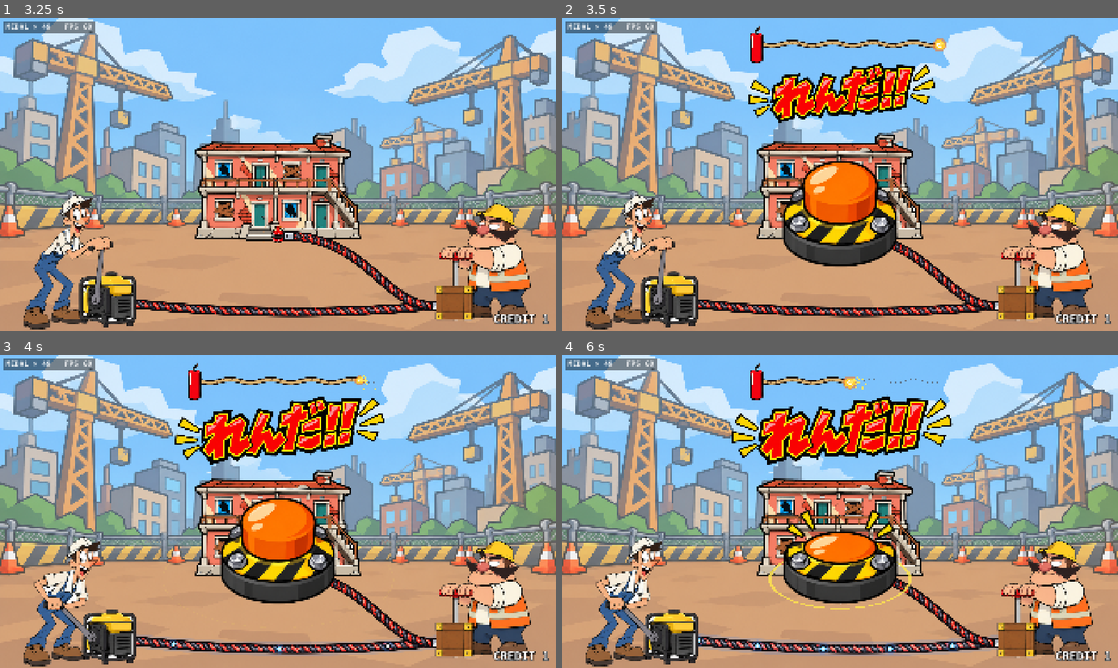
Above: before the commit, frames 1-4 (two rows, left to right).
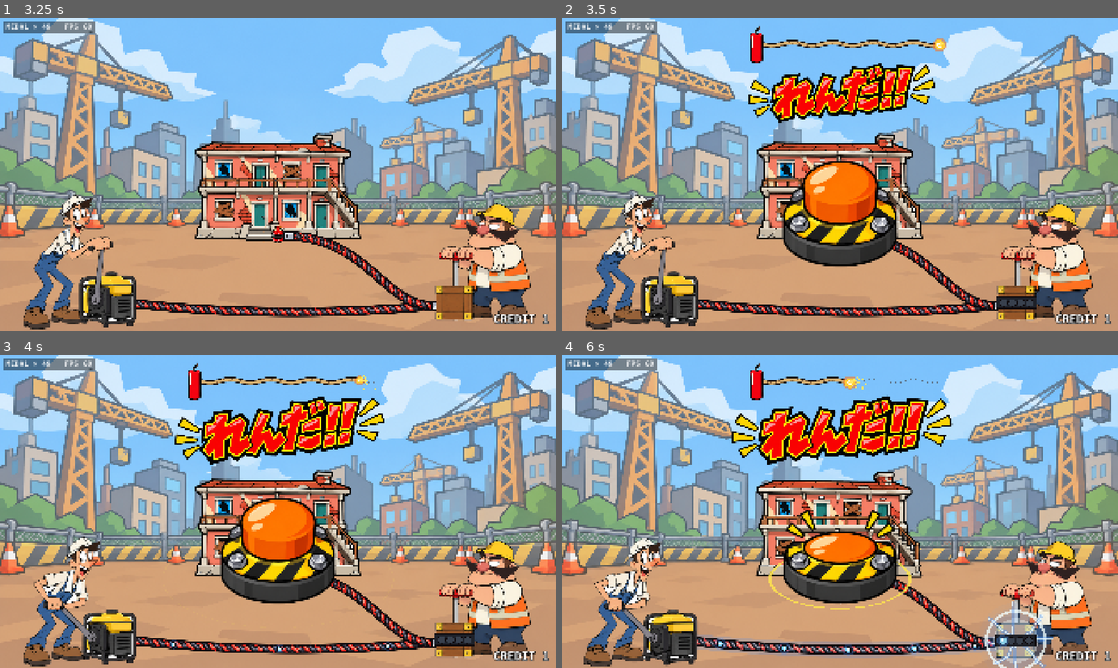
Above: after the commit, the same moments.

Repository: THEToilet/jari-medal-godot
Game: Godot game, scene res://scenes/main.tscn
Same seed, same stepped clock (60 frames per second), same inputs: the game is played once before the commit and once after it.
Inputs (mouse positions are in pixels of both pictures, inside the frame that each line leads up to):
- Up to frame 1 (3.25 s): tap Enter at 0.5 s; move the mouse to (400, 158) at 0.52 s; hold C (coin) 0.53-1.28 s; click (400, 158) at 0.67 s; tap Space (tap) at 0.8, 1.35, 2.3, 2.85 s; move the mouse to (166, 190) at 1.27 s; click (166, 190) at 1.42 s; tap C (coin) at 1.55, 3.05 s; move the mouse to (333, 105) at 2.02 s; hold C (coin) 2.03-2.78 s; click (333, 105) at 2.17 s; move the mouse to (250, 237) at 2.77 s; click (250, 237) at 2.92 s
- Up to frame 2 (3.5 s): no input
- Up to frame 3 (4 s): move the mouse to (444, 558) at 3.52 s; hold Space (tap) from 3.53 s (still down); tap Enter at 3.6 s; click (444, 558) at 3.67 s
- Up to frame 4 (6 s): move the mouse to (673, 464) at 4.27 s; release Space (tap) at 4.28 s; tap C (coin) at 4.35, 5.85 s; click (673, 464) at 4.42 s; move the mouse to (867, 511) at 5.02 s; hold Space (tap) 5.03-5.78 s; click (867, 511) at 5.17 s; move the mouse to (756, 433) at 5.77 s; click (756, 433) at 5.92 s

Frame 1 is identical in both runs. In frame 2, 0.3% of the frame differs, in the area x 78-86%, y 88-94%; in frame 3, 0.7%; in frame 4, 19%, in the area x 0-100%, y 0-100%.

Commit message:
連打で電気が段階的に溜まる演出：起爆器にランプ4つ、段階が上がるたびバチッと光って音が上がる、線とうなり音も段階ごとに強く、MAXで画面フラッシュ
Co-Authored-By: Claude Opus 5.5 <noreply@anthropic.com>
Claude-Session: https://claude.ai/code/session_01EELGvtKJpMHAwYAc1xVS7Q

Diff:
--- /dev/null
+++ b/scripts/charge_box.gd
@@ -0,0 +1,73 @@
+class_name ChargeBox
+extends Node2D
+## 起爆器の箱に電気が溜まっていく表示。箱の前面にランプが4つ並び、
+## レベルが上がるたびに1つずつ点いて、箱のまわりから青白い光が漏れ出す。
+## 原点は箱の中心。
+
+const LAMPS := 4
+const OUT := Color(0.06, 0.04, 0.05)
+const OFF := Color(0.22, 0.25, 0.3)
+const ON := Color(0.6, 0.9, 1.0)
+const CORE := Color(0.95, 1.0, 1.0)
+const AURA := Color(0.3, 0.6, 1.0)
+
+var box_size: Vector2 = Vector2(128, 114)
+var power: float = 0.0
+var level: int = 0
+var _flash: float = 0.0
+var _t: float = 0.0
+
+
+## レベルが上がった瞬間：バチッと光って、ランプが1つ増える
+func level_up(lv: int) -> void:
+	level = lv
+	_flash = 1.0
+
+
+func _process(delta: float) -> void:
+	_t += delta
+	_flash = maxf(0.0, _flash - delta * 3.5)
+	if visible:
+		queue_redraw()
+
+
+func _draw() -> void:
+	var hw: Vector2 = box_size / 2.0
+	# 箱のまわりから漏れる光（溜まるほど大きく明るく、ゆらゆら）
+	if power > 0.02:
+		var wob: float = 1.0 + sin(_t * 18.0) * 0.04 * power
+		for k in 3:
+			var r: float = (hw.x + 20.0 + 40.0 * power + k * 18.0) * wob
+			draw_circle(Vector2.ZERO, r, Color(AURA, (0.10 + 0.14 * power) / (k + 1)))
+	# レベルアップの閃光：輪と放射状のビリビリ
+	if _flash > 0.0:
+		var fr: float = hw.x + (1.0 - _flash) * 160.0
+		draw_arc(Vector2.ZERO, fr, 0, TAU, 40, Color(CORE, _flash), 10.0 * _flash + 2.0)
+		draw_circle(Vector2.ZERO, hw.x * 1.2, Color(CORE, 0.5 * _flash))
+		for i in 8:
+			var a: float = TAU * i / 8.0 + _t * 3.0
+			var p := Vector2.ZERO
+			var bolt := PackedVector2Array([p])
+			for s in 4:
+				p += Vector2(cos(a), sin(a)) * (22.0 + 10.0 * level) + Vector2(randf_range(-10, 10), randf_range(-10, 10))
+				bolt.append(p)
+			draw_polyline(bolt, Color(AURA, 0.5 * _flash), 12.0)
+			draw_polyline(bolt, Color(CORE, _flash), 4.0)
+	# ランプの台
+	var lw: float = 24.0
+	var gap: float = 6.0
+	var total: float = LAMPS * lw + (LAMPS - 1) * gap
+	var panel := Rect2(-total / 2.0 - 10.0, -18.0, total + 20.0, 36.0)
+	draw_rect(panel.grow(4), OUT)
+	draw_rect(panel, Color(0.12, 0.13, 0.16))
+	for i in LAMPS:
+		var c := Vector2(-total / 2.0 + lw / 2.0 + i * (lw + gap), 0)
+		var lit: bool = i < level
+		draw_circle(c, lw / 2.0 + 2.0, OUT)
+		if lit:
+			var blink: float = 0.85 + 0.15 * sin(_t * 20.0 + i)
+			draw_circle(c, lw / 2.0 + 8.0, Color(AURA, 0.35 * blink))
+			draw_circle(c, lw / 2.0, ON * blink)
+			draw_circle(c + Vector2(-3, -3), lw * 0.18, CORE)
+		else:
+			draw_circle(c, lw / 2.0, OFF)
--- a/scripts/demolition_cabinet.gd
+++ b/scripts/demolition_cabinet.gd
@@ -99,6 +99,13 @@
 var plunger: Sprite2D
 var cable_gen: Cable
 var links: LinkWires
+var charge_box: ChargeBox
+var _charge_lv: int = 0
+## 起爆器の箱（foreman_push の絵の中）の中心と大きさ（画面px）
+const BOX_CENTER_OFF := Vector2(0, -57)
+const BOX_SIZE := Vector2(128, 114)
+## 電気が溜まる段階。power がこの値を超えるたびにレベルアップ（最後が MAX）
+const CHARGE_STEPS := [0.2, 0.45, 0.7, 0.95]
 var meter: ChargeMeter
 var _pump: Tween
 var _push_i: int = 0
@@ -337,6 +344,13 @@
 	_set_push_frame(0)
 	plunger.scale = Vector2(PLUNGER_SCALE, PLUNGER_SCALE)
 	add_child(plunger)
+	# 起爆器の箱に電気が溜まる表示（ランプ＋漏れる光）
+	charge_box = ChargeBox.new()
+	charge_box.position = Vector2(PLUNGER_X, PLUNGER_Y) + BOX_CENTER_OFF
+	charge_box.box_size = BOX_SIZE
+	charge_box.visible = false
+	charge_box.z_index = 6
+	add_child(charge_box)
 	meter = ChargeMeter.new()
 	meter.position = Vector2(PLUNGER_X + 150, PLUNGER_Y - 10)
 	meter.visible = false
@@ -588,6 +602,8 @@
 	links.visible = false
 	cable_gen.power = 0.0
 	cable_gen.visible = false   # 選ぶ間は出さない（並べたダイナマイトにかぶるので）
+	charge_box.visible = false
+	plunger.position = Vector2(PLUNGER_X, PLUNGER_Y)
 	_layout_gen_cable()
 	plunger.modulate = Color.WHITE
 	_set_push_frame(0)
@@ -1513,6 +1529,10 @@
 func _start_charge() -> void:
 	# 回し始めたら汗は引っ込めて、いつものクランクの絵に戻す
 	_reset_fear()
+	_charge_lv = 0
+	charge_box.level = 0
+	charge_box.power = 0.0
+	charge_box.visible = true
 	power = 0.0
 	_charge_left = charge_time
 	_enter(S.CHARGE)
@@ -1533,6 +1553,7 @@
 	Sfx.play("tap", 0.0, 0.05)
 	btn_hint.press()
 	_bump_mash_text()
+	_check_charge_level()
 	# 押すたびに作業員が発電機のハンドルを1コマ回す
 	if not _crank_frames.is_empty():
 		_crank_phase += 1.0
@@ -1597,10 +1618,16 @@
 		dynamo.power = power
 		meter.power = power
 		cable.power = 0.0   # スイッチを押すまで建物側には流れない
-		cable_gen.power = power
-		cable_gen.flow = dynamo.spin
+		# 線の光り方は段階ごとにグッと上がる（段階の間は少しずつ）
+		var lv_f: float = float(_charge_lv) / float(CHARGE_STEPS.size())
+		cable_gen.power = clampf(lv_f * 0.85 + power * 0.15, 0.0, 1.0)
+		cable_gen.flow = maxf(cable_gen.flow - delta * 120.0, dynamo.spin)
+		charge_box.power = lv_f
+		# 箱（と監督）が溜まるほどガタガタ
+		var jit: float = lv_f * 2.5
+		plunger.position = Vector2(PLUNGER_X + randf_range(-jit, jit), PLUNGER_Y + randf_range(-jit * 0.5, jit * 0.5))
 		Sfx.hum_level = 0.25 + 0.6 * dynamo.spin / 30.0
-		Sfx.hum_pitch = power * 0.6 + dynamo.spin / 30.0
+		Sfx.hum_pitch = float(_charge_lv) * 0.25 + power * 0.15 + dynamo.spin / 40.0
 		pass
 		_crowd = 0.2 + power * 0.6
 		if _charge_left <= 0.0:
@@ -1611,6 +1638,7 @@
 
 func _enter_detonate() -> void:
 	_hide_mash_text()
+	plunger.position = Vector2(PLUNGER_X, PLUNGER_Y)
 	lbl_timer.text = ""
 	fuse.visible = false
 	btn_hint.visible = false
@@ -1659,6 +1687,12 @@
 	print("[抽選] %s 爆弾%d パワー%.2f → 確率%.1f%% → %s" % [chosen.data.name, bet, power, p * 100.0, "崩壊" if win else "残る"])
 	# スイッチを押した瞬間、溜めた電気が一気に建物へ走る
 	create_tween().tween_property(cable_gen, "power", 0.0, 0.3)
+	# 起爆器に溜めた電気が一気に抜けていく
+	var drain := create_tween()
+	drain.tween_property(charge_box, "power", 0.0, 0.4)
+	drain.tween_callback(func() -> void:
+		charge_box.level = 0
+		charge_box.visible = false)
 	cable.flow = 40.0
 	Sfx.play("tap", 0.0, 0.05)
 	var surge := create_tween()
@@ -1898,6 +1932,28 @@
 	create_tween().tween_property(lbl_big, "scale", Vector2.ONE, 0.25).set_trans(Tween.TRANS_BACK).set_ease(Tween.EASE_OUT)
 
 
+## 溜まった電気の段階が上がったら、起爆器がバチッと光ってランプが増え、音が上がる
+func _check_charge_level() -> void:
+	var lv: int = 0
+	for th in CHARGE_STEPS:
+		if power >= th:
+			lv += 1
+	if lv <= _charge_lv:
+		return
+	_charge_lv = lv
+	charge_box.level_up(lv)
+	var is_max: bool = lv >= CHARGE_STEPS.size()
+	Sfx.play_pitch("chargeup", 0.75 + 0.22 * lv, -4.0 + lv)
+	_shake(3.0 + lv * 2.5, 0.2)
+	# 線にも一瞬どっと流れる
+	cable_gen.flow = 60.0
+	if is_max:
+		Sfx.play_pitch("chargeup", 2.0, 0.0)
+		flash.color = Color(0.8, 0.95, 1.0, 0.55)
+		create_tween().tween_property(flash, "color:a", 0.0, 0.4)
+		_shake(16.0, 0.4)
+
+
 ## 連打フェーズの「れんだ！」文字。押すたびにポンと弾む
 const MASH_POS := Vector2(960, 250)
 const MASH_H := 240.0
--- a/scripts/sfx.gd
+++ b/scripts/sfx.gd
@@ -24,7 +24,7 @@
 
 func _ready() -> void:
 	process_mode = Node.PROCESS_MODE_ALWAYS
-	for k in ["boom", "rumble", "coin", "tap", "creak", "beep", "hum", "thud", "crane", "chain", "fanfare_0", "fanfare_1", "fanfare_2", "bgm"]:
+	for k in ["boom", "rumble", "coin", "tap", "creak", "beep", "hum", "thud", "crane", "chain", "chargeup", "fanfare_0", "fanfare_1", "fanfare_2", "bgm"]:
 		for ext in ["ogg", "wav"]:
 			var path: String = "res://assets/sfx/%s.%s" % [k, ext]
 			if ResourceLoader.exists(path):
Not shown, added: assets/sfx/chargeup.wav.import
Not shown, added: scripts/charge_box.gd.uid
Not shown, added: assets/sfx/chargeup.wav
